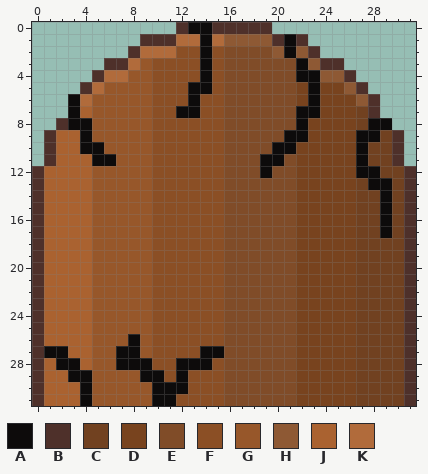
Pixel-art sprite: Assets/Animations/Logs/log_back2.png. This is how it looked before the edit.
The file is 32x32 pixels.
Palette (. is transparent): A #0d0b0b  B #4e302a  C #714120  D #78431e  E #804c28  F #8b4f25  G #97572a  H #8e5934  J #aa6230  K #b16b3b
After:
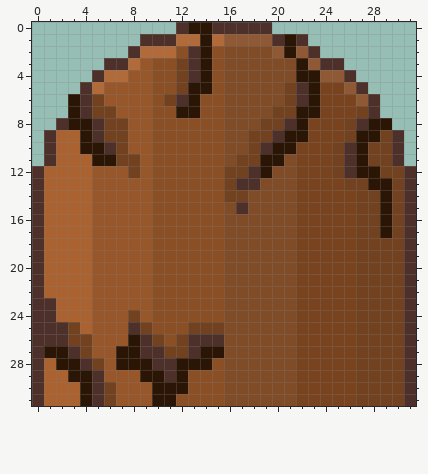
Commit: Added drift to the bobber depending on the knots_speed and updated the log cracked images to make them more 3D
From old to new:
Colour A changes from #0d0b0b to #2b1505.
The author changed colour C to colour B in row 8 at x 27.
The author changed colour D to colour B in rows 5 to 6 at x 22; in rows 10 to 12 at x 26.
The author changed colour E to colour B in row 8 at x 21; in row 9 at x 20; in row 10 at x 19; in row 12 at x 18; in row 13 at x 17 to 18; in row 15 at x 17.
The author changed colour F to colour B in rows 2 to 4 at x 13; in row 6 at x 12; in row 26 at x 13 to 15; in row 27 at x 10 and 13; in row 28 at x 10 to 11; in row 29 at x 11.
The author changed colour G to colour B in rows 8 to 9 at x 5; in row 10 at x 6; in row 25 at x 8; in rows 26 to 27 at x 9; in rows 29 to 31 at x 5.
The author changed colour J to colour B in row 7 at x 4; in rows 23 to 24 at x 1; in rows 25 to 26 at x 1 to 2; in row 27 at x 3; in row 28 at x 4.
The author changed colour K to colour B in row 6 at x 4.
The author changed colour D to colour C in rows 8 to 9 at x 26; in rows 10 to 12 at x 25; in row 13 at x 26.
The author changed colour E to colour C in rows 5 to 6 at x 21; in row 7 at x 20 to 21; in row 8 at x 19 to 20; in row 9 at x 18 to 19; in row 10 at x 18; in row 11 at x 17 to 18.
The author changed colour E to colour C in row 12 at x 16 to 17; in row 13 at x 16; in row 14 at x 16 to 17.
The author changed colour F to colour C in rows 3 to 5 at x 12; in row 6 at x 11; in row 25 at x 13 to 15; in row 26 at x 10 and 12; in row 27 at x 11 to 12.
The author changed colour G to colour C in row 6 at x 5; in row 7 at x 5 to 6; in rows 8 to 9 at x 6 to 7; in row 10 at x 7; in row 11 at x 7 to 8; in row 12 at x 8.
The author changed colour G to colour C in row 24 at x 8; in row 25 at x 9; in row 28 at x 5; in rows 30 to 31 at x 6.
The author changed colour J to colour C in row 25 at x 3; in row 26 at x 3 to 4; in row 27 at x 4.
Boxes around the changes in both pictures, in picture pixels (x1, y1, x2, y2):
changed: (68, 22, 392, 238)
changed: (44, 298, 224, 406)
